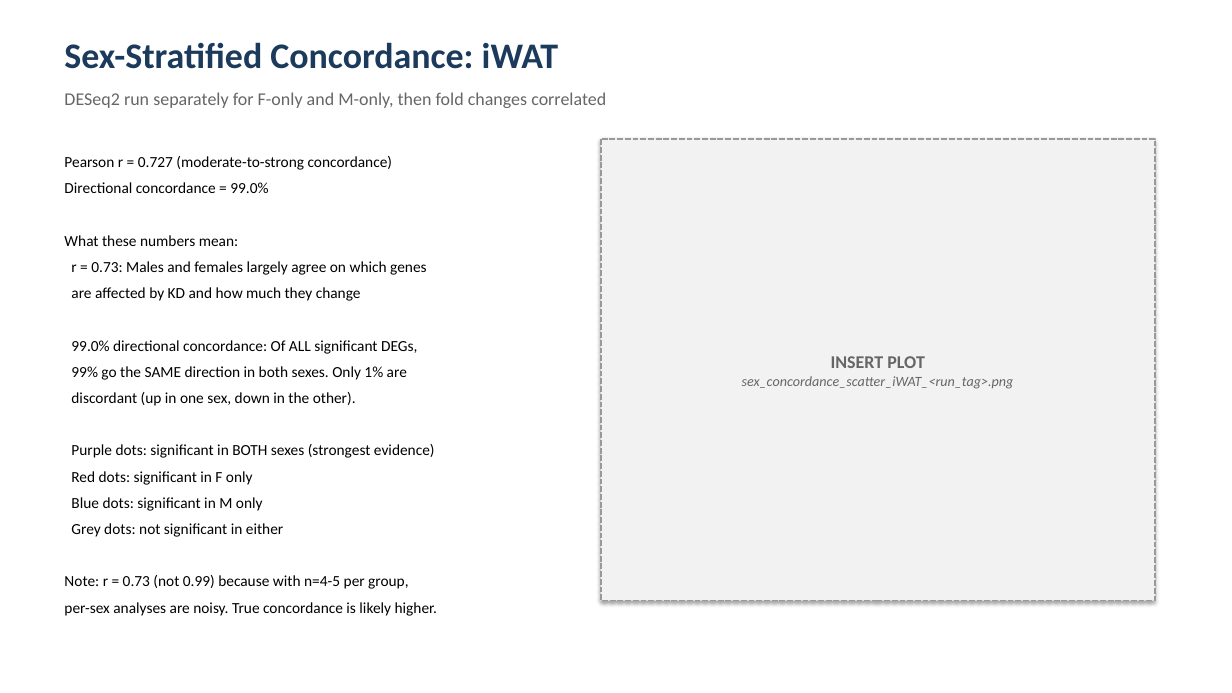
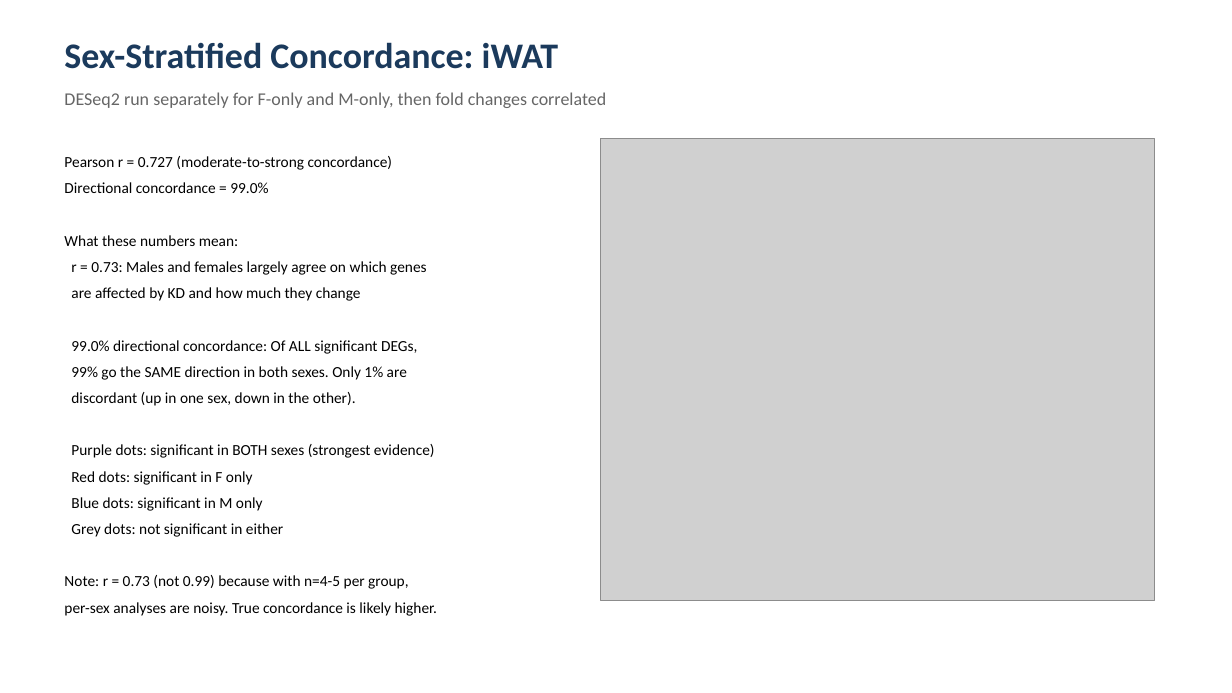
Before and after one commit to lkingcpdtka-ux/KAT8-Project, a slide deck: slide 14 of Results/KAT8_sex_interaction_presentation.pptx. Drawn at 1232x693 pixels with LibreOffice and Linux fonts; fonts in the diff are those of the drawing; grey boxes stand for pictures. Boxes give left, top, right and bottom in pixels: in the first picture for what was removed or moved away, otherwise in the second. Text is boxed around its words. In the diff, an @@ line names an element or a change of style, - is before the commit and + after.

```diff
--- a/Results/KAT8_sex_interaction_presentation.pptx
+++ b/Results/KAT8_sex_interaction_presentation.pptx
@@ rectangle removed at (601, 139, 1155, 601) @@
-INSERT PLOT
-sex_concordance_scatter_iWAT_<run_tag>.png
@@ picture added at (601, 139, 1155, 601) @@
```
Also in this commit, not shown: 6 other slides changed, 1 slide added, 1 other file.
